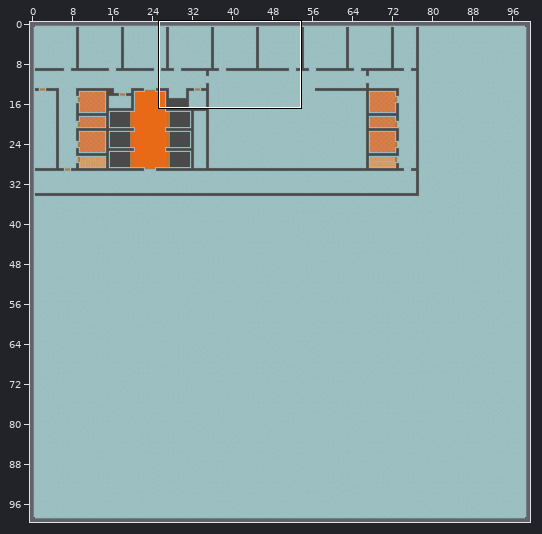
Tiled map, stored at maps/clab_map.tmx. The picture above shows the old version from afar; the outline marks the close-up.
Close-up. Earlier state:
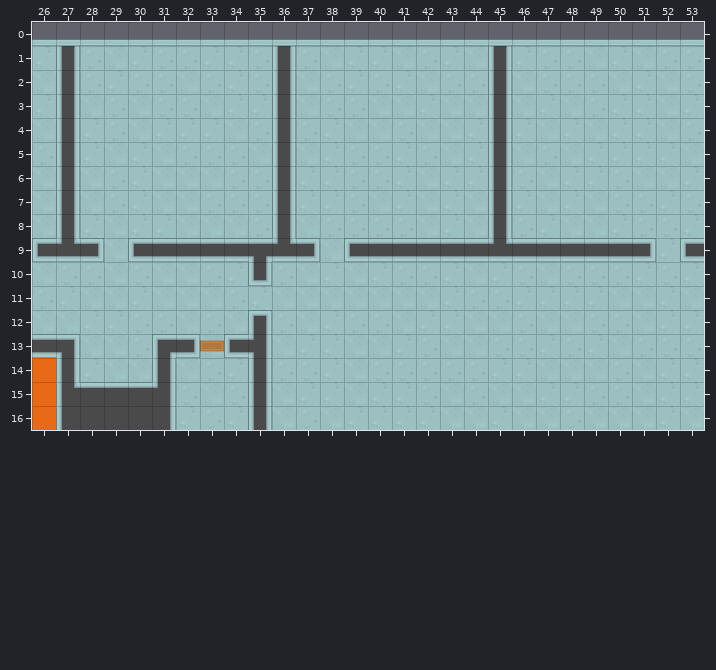
Cells are 64x64 px. Shown: x 26..53, y 0..16. The commit also changed other parts of the map, which this record leaves out.
And afterwards:
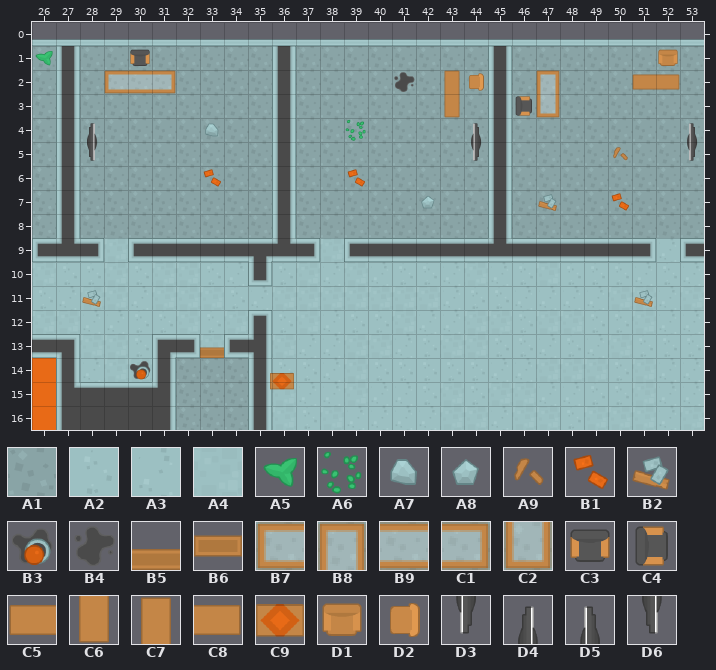
Key: from "floor": A1 0; from "tiles": A2 6, A3 7, A4 9, A5 209, A6 212, A7 236, A8 238, A9 265, B1 288, B2 291, B3 318, B4 319, B5 466, B6 468, B7 479, B8 479 turned 90, B9 480, C1 481, C2 481 turned 90, C3 504 turned 180, C4 504 turned 90, C5 506, C6 506 turned 270, C7 506 turned 90, C8 508, C9 510, D1 527 turned 180, D2 529 turned 270, D3 531 turned 270, D4 531 turned 90, D5 532 turned 270, D6 532 turned 90.
__ is an empty cell.
Objects are placed by their top-left corner, in cells (3,4 is the top-left corner of cell 3,4); size is 1x1 cell unless given.
See-through tiles are keyed as they look on the map.
From old to new:
Layer "Floor":
Tile A2 gives way to tile A1 in row 1 at x 28, 31 to 32, 35, 37, 42, 47 to 48 and 52 to 53; in row 2 at x 28, 30 to 31, 33, 35, 38, 40, 43 to 44, 47 to 49 and 53; in row 3 at x 29, 31 to 32, 38 to 39 and 49; in row 4 at x 29, 35, 37, 41 and 53; in row 5 at x 26, 32 to 34, 39 to 40, 42 and 47; in row 6 at x 29, 34 to 35, 39 to 40, 46 and 50.
Tile A2 gives way to tile A1 in row 7 at x 29, 33 to 35, 39, 50 to 51 and 53; in row 8 at x 35, 38 to 41, 46 and 51 to 52; in row 14 at x 33; in row 15 at x 32 and 34; in row 16 at x 33.
Tile A3 gives way to tile A1 in row 1 at x 26, 30, 33 to 34, 39 to 40, 43, 46 and 50; in row 2 at x 29, 34, 39, 41 and 51; in row 3 at x 26, 34 to 35, 42, 47, 50 to 51 and 53; in row 4 at x 28, 31 to 33, 38, 44, 46, 48 and 50 to 51; in row 5 at x 28, 30, 38, 41, 44 and 49 to 52; in row 6 at x 30, 37 to 38, 41, 43 to 44, 48 to 49 and 53.
Tile A3 gives way to tile A1 in row 7 at x 30, 37 to 38, 41, 43, 46, 48 and 52; in row 8 at x 28, 30 to 31, 43, 47, 50 and 53; in row 14 at x 34; in row 16 at x 32 and 34.
Tile A4 gives way to tile A1 in row 1 at x 29, 38, 41, 44, 49 and 51; in row 2 at x 26, 32, 37, 42, 46, 50 and 52; in row 3 at x 28, 30, 33, 37, 40 to 41, 43 to 44, 46, 48 and 52; in row 4 at x 26, 30, 34, 39 to 40, 42 to 43, 47, 49 and 52; in row 5 at x 29, 31, 35, 37, 43, 46, 48 and 53; in row 6 at x 26, 28, 31 to 33, 42, 47 and 51 to 52.
Tile A4 gives way to tile A1 in row 7 at x 26, 28, 31 to 32, 40, 42, 44, 47 and 49; in row 8 at x 26, 29, 32 to 34, 37, 42, 44 and 48 to 49; in row 14 at x 32; in row 15 at x 33.
Layer "Walls":
Tile B6 gives way to tile B5 in row 13 at x 33.
Layer "Furnitare":
The edit adds tile B7 in row 2 at x 29.
The edit adds tile B9 in row 2 at x 30.
The edit adds tile C1 in row 2 at x 31.
The edit adds tile C3 in row 1 at x 30.
The edit adds tile C6 in row 3 at x 43.
The edit adds tile C7 in row 2 at x 43.
The edit adds tile D2 in row 2 at x 44.
The edit adds tile D3 in row 5 at x 44 and 53.
The edit adds tile D4 in row 4 at x 28.
The edit adds tile D5 in row 4 at x 44 and 53.
The edit adds tile D6 in row 5 at x 28.
Layer "Items":
The edit adds tile A5 in row 1 at x 26.
The edit adds tile A6 in row 4 at x 39.
The edit adds tile A7 in row 4 at x 33.
The edit adds tile A8 in row 7 at x 42.
The edit adds tile A9 in row 5 at x 50.
The edit adds tile B1 in row 6 at x 33 and 39; in row 7 at x 50.
The edit adds tile B2 in row 7 at x 47; in row 11 at x 28 and 51.
The edit adds tile B3 in row 14 at x 30.
The edit adds tile B4 in row 2 at x 41.
The edit adds tile B8 in row 2 at x 47.
The edit adds tile C2 in row 3 at x 47.
The edit adds tile C4 in row 3 at x 46.
The edit adds tile C5 in row 2 at x 51.
The edit adds tile C8 in row 2 at x 52.
The edit adds tile D1 in row 1 at x 52.
Layer "Obstacles":
A new object: C9 at 35.9,14.5.
